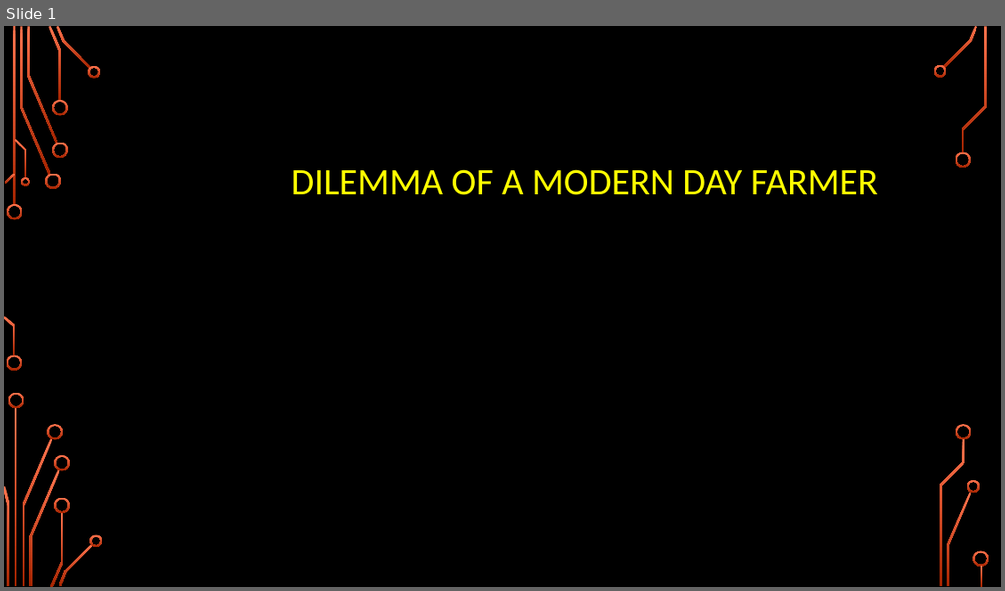
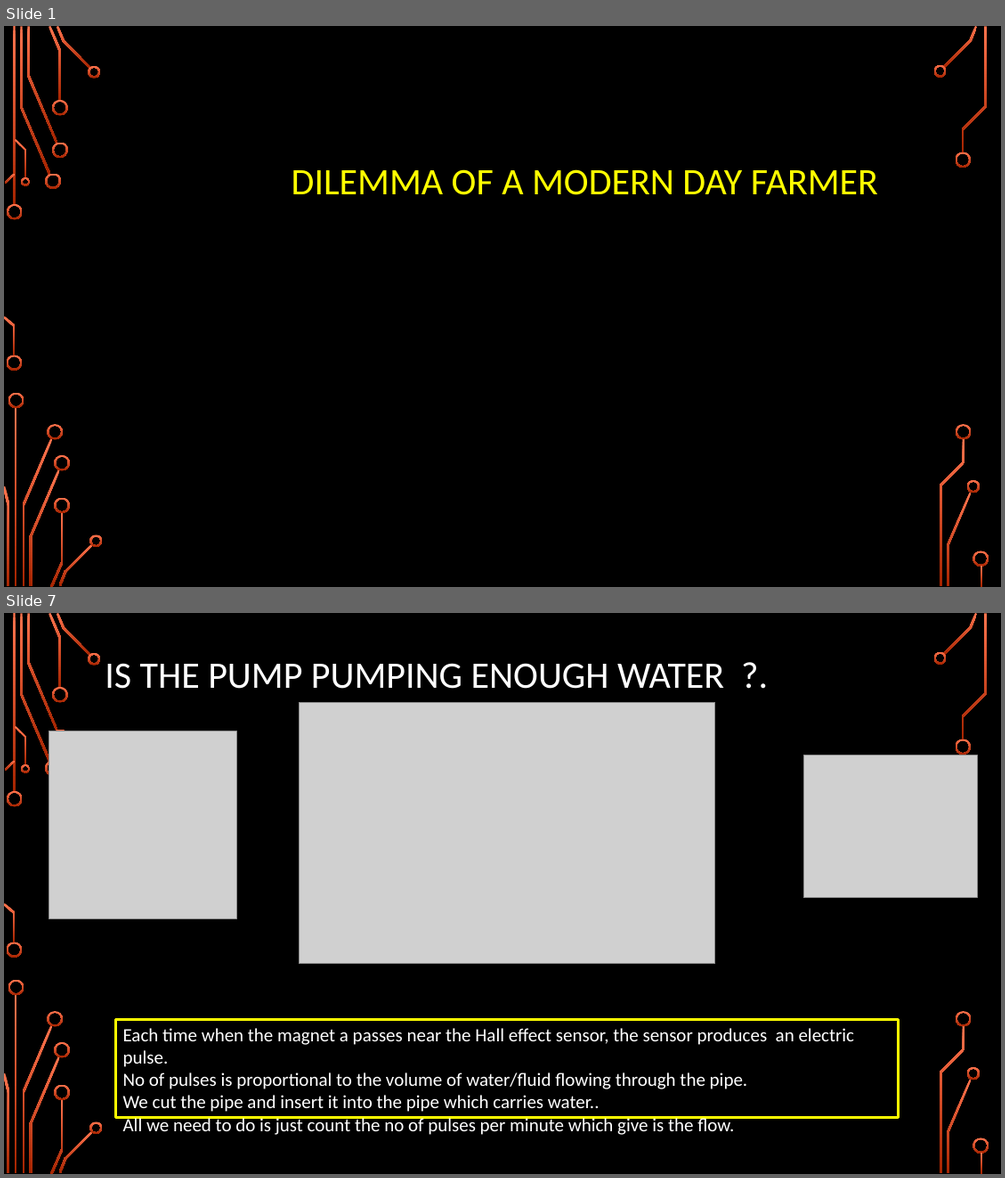
Before and after one commit to girishsukukumar/IoTWorkshop, a slide deck: Module-4.pptx. Shown one above the other, each under a label of ours: slide 1 before the commit, slides 1 and 7 after it; the slides between them are not shown. The pictures are 1005x591 and 1005x1178 pixels, drawn with LibreOffice and Linux fonts; fonts in the diff are those of the drawing; grey boxes stand for pictures; background and template pictures are left out. Boxes give left, top, right and bottom in pixels: in the first picture for what was removed or moved away, otherwise in the second. Text is boxed around its words. In the diff, an @@ line names an element or a change of style, - is before the commit and + after.

```diff
--- a/Module-4.pptx
+++ b/Module-4.pptx
@@ slide 7 added at (x1=4, y1=613, x2=1001, y2=1174), background picture (left out); not listed: 36 template elements that a slide beside it also shows @@
@@ title added at (x1=105, y1=663, x2=724, y2=689), 36 pt, text #FFFFFF @@
+IS THE PUMP PUMPING ENOUGH WATER ?.
@@ picture added at (x1=299, y1=703, x2=715, y2=964) @@
@@ picture added at (x1=48, y1=731, x2=236, y2=919) @@
@@ picture added at (x1=803, y1=755, x2=977, y2=897) @@
@@ rectangle added at (x1=115, y1=1019, x2=898, y2=1117), outline #FFFF00 2.5 pt, 18 pt, text #FFFFFF @@
+Each time when the magnet a passes near the Hall effect sensor, the sensor produces an electric pulse.
+No of pulses is proportional to the volume of water/fluid flowing through the pipe.
+We cut the pipe and insert it into the pipe which carries water..
+All we need to do is just count the no of pulses per minute which give is the flow.
```
Also in this commit, not shown: 7 other slides added, 2 slides removed.
